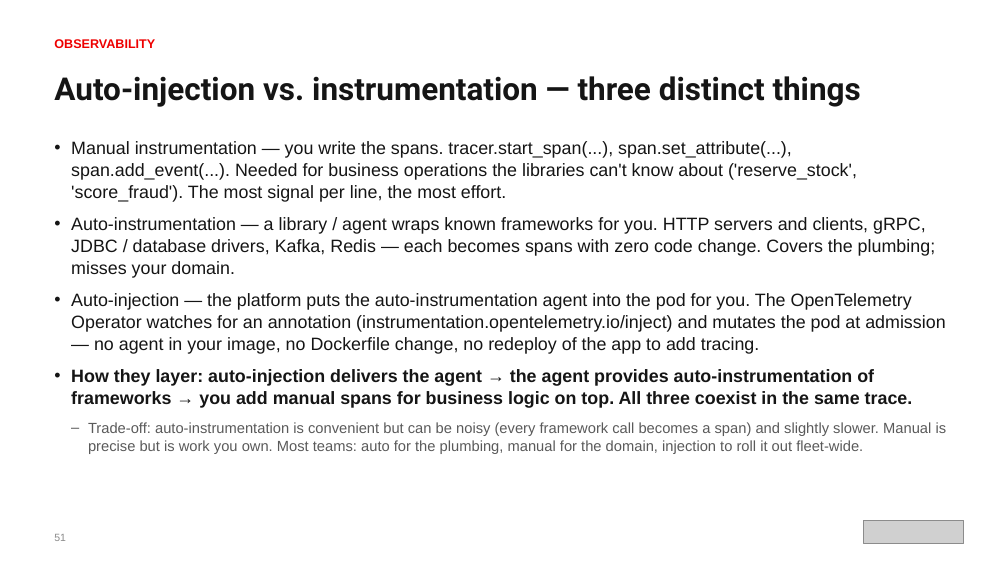
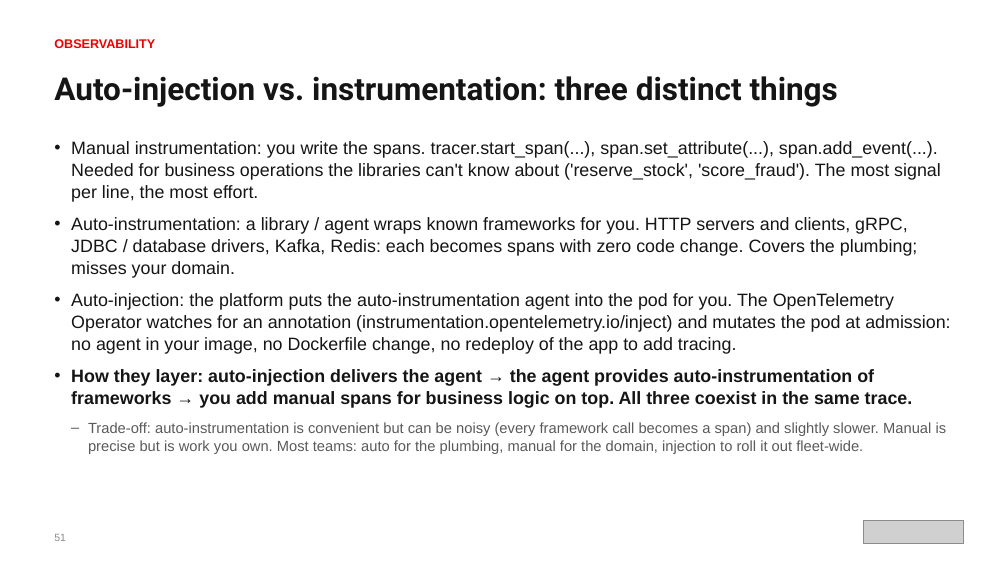
Before and after one commit to patterncatalyst/cloud-native-design-patterns, a slide deck: slide 63 of lgtm-presentation/Designing-Cloud-Native-APIs-Python.pptx. Drawn at 1008x567 pixels with LibreOffice and Linux fonts; fonts in the diff are those of the drawing; grey boxes stand for pictures. Boxes give left, top, right and bottom in pixels: in the first picture for what was removed or moved away, otherwise in the second. Text is boxed around its words. In the diff, an @@ line names an element or a change of style, - is before the commit and + after.

```diff
--- a/lgtm-presentation/Designing-Cloud-Native-APIs-Python.pptx
+++ b/lgtm-presentation/Designing-Cloud-Native-APIs-Python.pptx
@@ text at box(54, 76, 838, 107): text changed @@
-Auto-injection vs. instrumentation — three distinct things
+Auto-injection vs. instrumentation: three distinct things
@@ text at box(71, 141, 950, 354): text changed @@
-• Manual instrumentation — you write the spans. tracer.start_span(...), span.set_attribute(...), span.add_event(...). Needed for business operations the libraries can't know about ('reserve_stock', 'score_fraud'). The most signal per line, the most effort.
-• Auto-instrumentation — a library / agent wraps known frameworks for you. HTTP servers and clients, gRPC, JDBC / database drivers, Kafka, Redis — each becomes spans with zero code change. Covers the plumbing; misses your domain.
-• Auto-injection — the platform puts the auto-instrumentation agent into the pod for you. The OpenTelemetry Operator watches for an annotation (instrumentation.opentelemetry.io/inject) and mutates the pod at admission — no agent in your image, no Dockerfile change, no redeploy of the app to add tracing.
+• Manual instrumentation: you write the spans. tracer.start_span(...), span.set_attribute(...), span.add_event(...). Needed for business operations the libraries can't know about ('reserve_stock', 'score_fraud'). The most signal per line, the most effort.
+• Auto-instrumentation: a library / agent wraps known frameworks for you. HTTP servers and clients, gRPC, JDBC / database drivers, Kafka, Redis: each becomes spans with zero code change. Covers the plumbing; misses your domain.
+• Auto-injection: the platform puts the auto-instrumentation agent into the pod for you. The OpenTelemetry Operator watches for an annotation (instrumentation.opentelemetry.io/inject) and mutates the pod at admission: no agent in your image, no Dockerfile change, no redeploy of the app to add tracing.
```
Also in this commit, not shown: 144 other slides changed, 2 other files.
